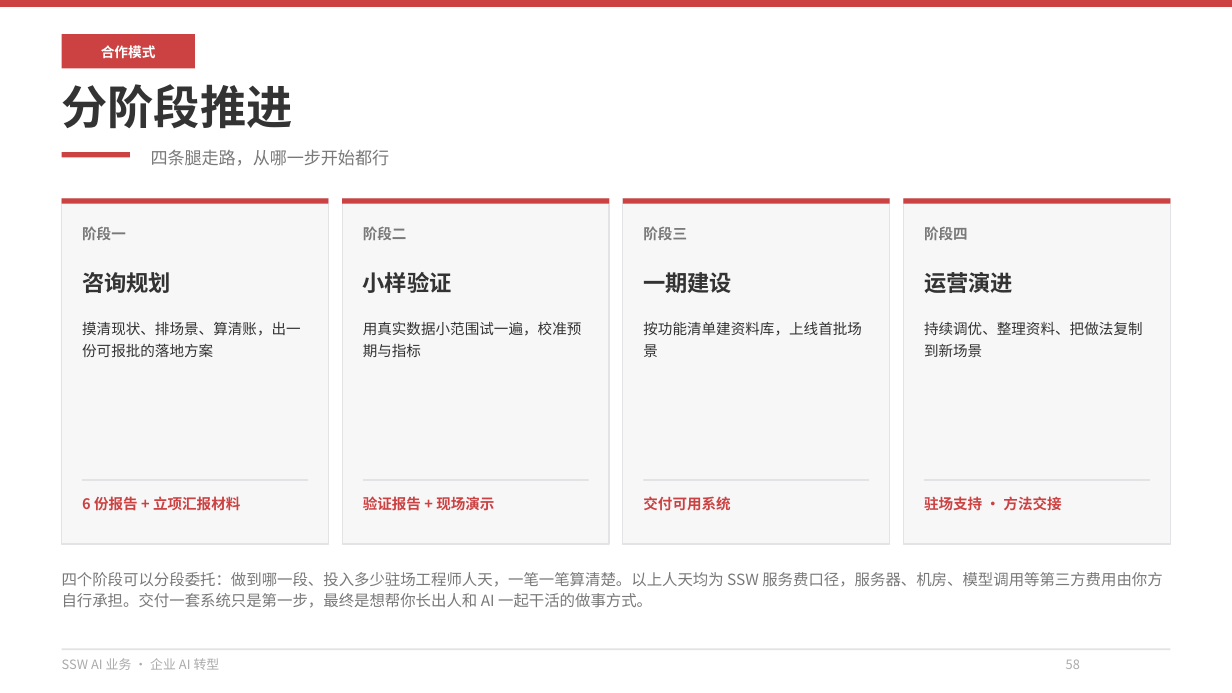
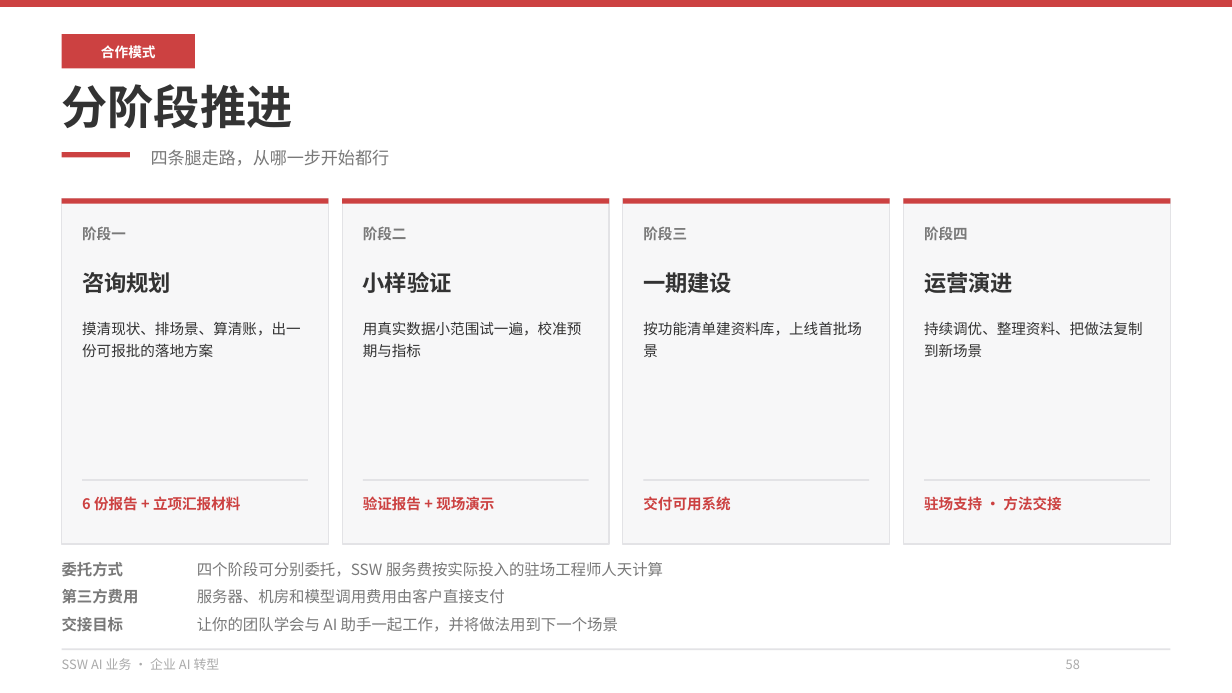
Before and after one commit to hveraus/ssw-business, a slide deck: slide 58 of SSW AI 业务_v2/SSW AI 业务_v3.pptx. Drawn at 1232x693 pixels with LibreOffice and Linux fonts; fonts in the diff are those of the drawing. Boxes give left, top, right and bottom in pixels: in the first picture for what was removed or moved away, otherwise in the second. Text is boxed around its words. In the diff, an @@ line names an element or a change of style, - is before the commit and + after.

```diff
--- a/SSW AI 业务_v2/SSW AI 业务_v3.pptx
+++ b/SSW AI 业务_v2/SSW AI 业务_v3.pptx
@@ text at (62,562,124,577): text changed; bold on @@
-四个阶段可以分段委托：做到哪一段、投入多少驻场工程师人天，一笔一笔算清楚。以上人天均为 SSW 服务费口径，服务器、机房、模型调用等第三方费用由你方自行承担。交付一套系统只是第一步，最终是想帮你长出人和 AI 一起干活的做事方式。
+委托方式
@@ text added at (197,562,663,576), 9 pt, text #797979 @@
+四个阶段可分别委托，SSW 服务费按实际投入的驻场工程师人天计算
@@ text added at (62,589,139,604), 9 pt, text #797979, bold @@
+第三方费用
@@ text added at (197,589,505,603), 9 pt, text #797979 @@
+服务器、机房和模型调用费用由客户直接支付
@@ text added at (62,617,124,631), 9 pt, text #797979, bold @@
+交接目标
@@ text added at (197,617,618,632), 9 pt, text #797979 @@
+让你的团队学会与 AI 助手一起工作，并将做法用到下一个场景
```
Also in this commit, not shown: 30 other slides changed, 1 slide added, 4 other files.
